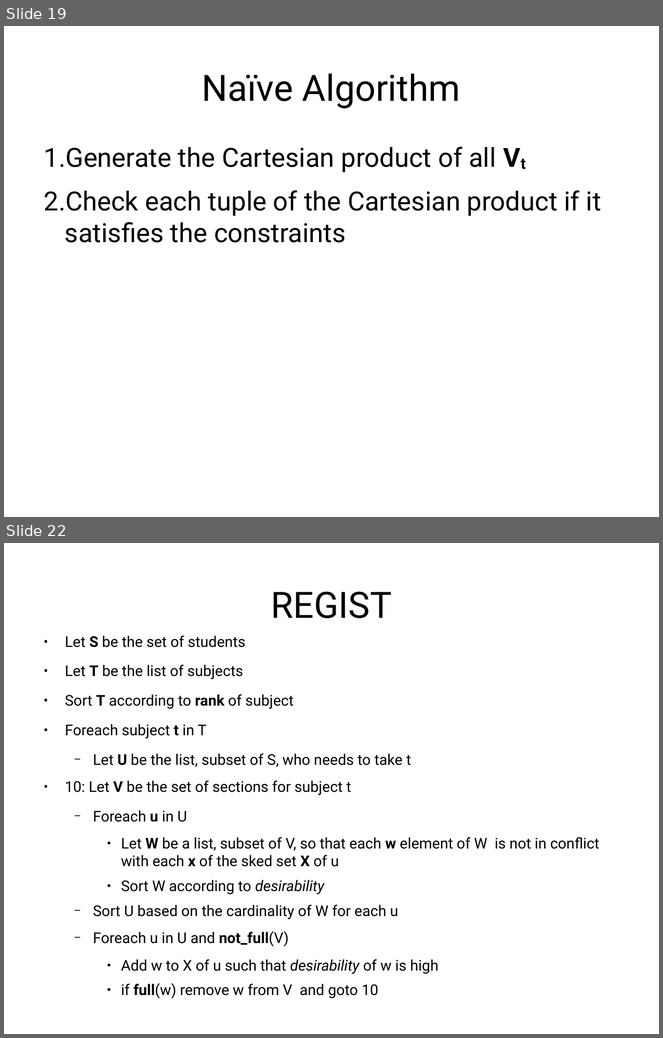
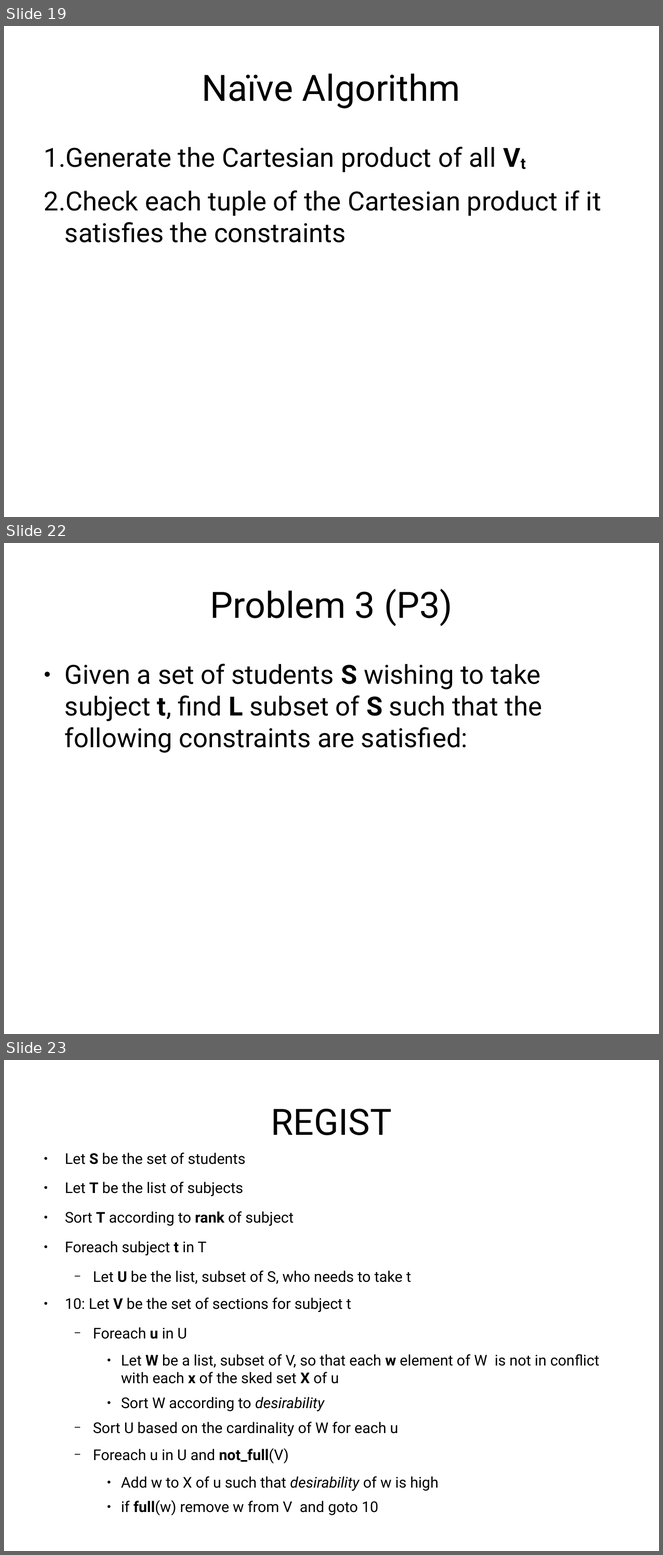
Before and after one commit to jachermocilla/jach-homepage, a slide deck: seminar-2008.odp. Shown one above the other, each under a label of ours: slides 19 and 22 before the commit, slides 19, 22 and 23 after it; the slides between them are not shown. The pictures are 663x1038 and 663x1555 pixels, drawn with LibreOffice and Linux fonts; fonts in the diff are those of the drawing. Boxes give left, top, right and bottom in pixels: in the first picture for what was removed or moved away, otherwise in the second. Text is boxed around its words. In the diff, an @@ line names an element or a change of style, - is before the commit and + after.

```diff
--- a/seminar-2008.odp
+++ b/seminar-2008.odp
@@ slide 22 added at box(4, 543, 659, 1034), background #FFFFFF @@
@@ title added at box(210, 589, 452, 626), 44 pt, text #000000 @@
+Problem 3 (P3)
@@ text added at box(65, 664, 542, 753), 32 pt, text #000000 @@
+● Given a set of students S wishing to take subject t, find L subset of S such that the following constraints are satisfied:
@@ what was slide 22 is now slide 23 @@
```
Also in this commit, not shown: 5 slides changed.
